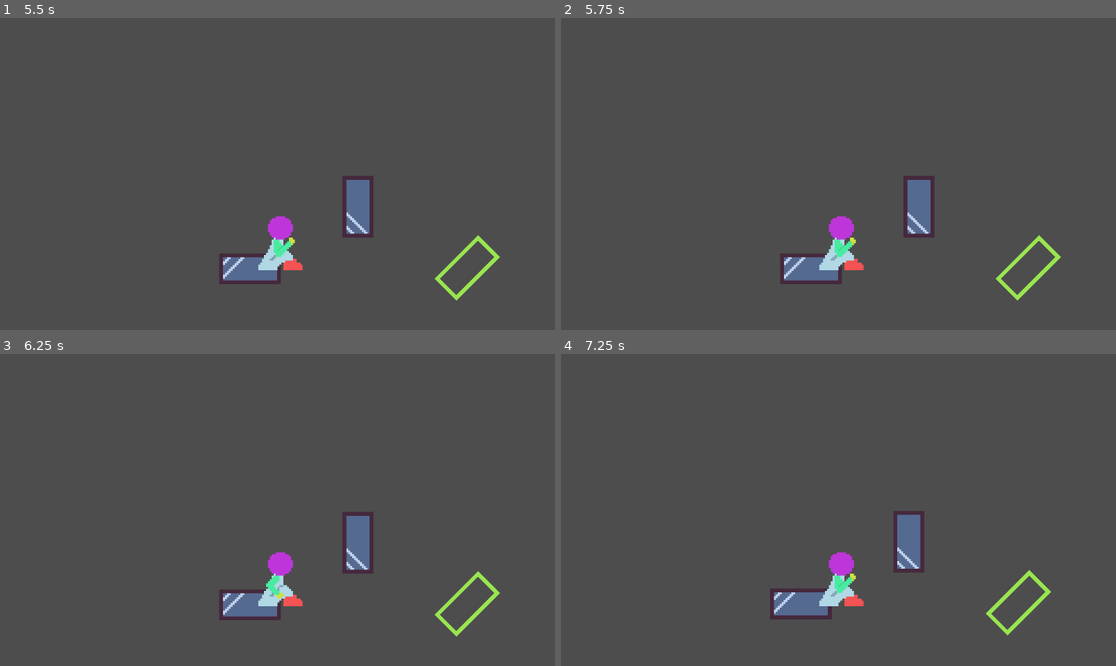
Above: before the commit, frames 1-4 (two rows, left to right).
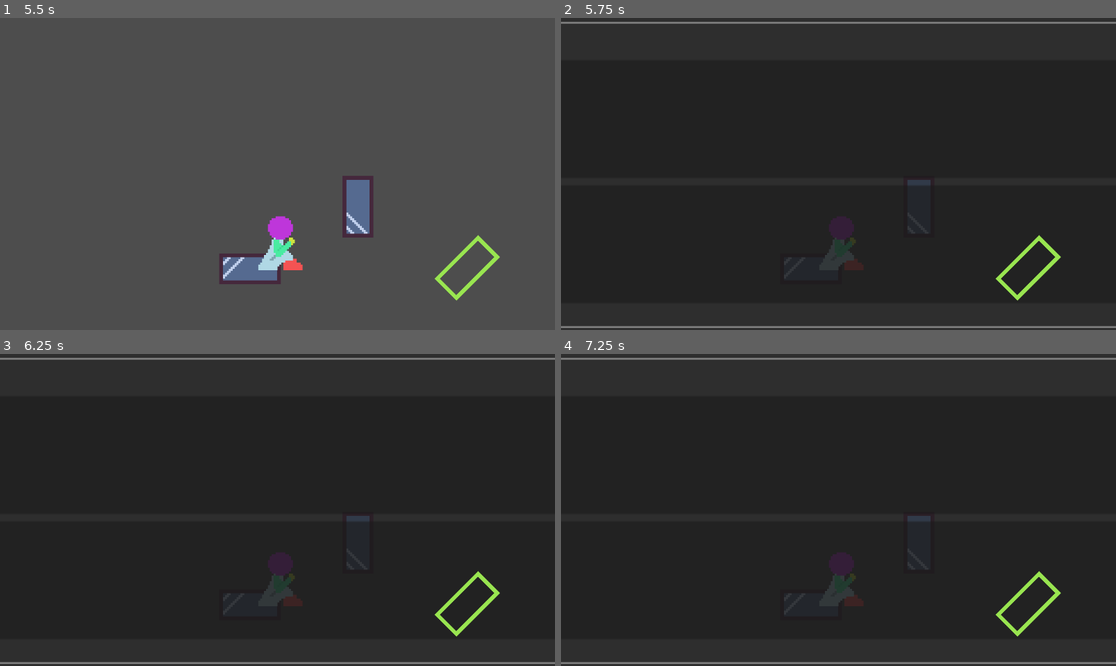
Above: after the commit, the same moments.

Repository: Wake1st/break-glass-godot
Game: Godot game, scene res://main/main.tscn
Two runs of this game, one before a commit and one after it. Both use one fixed random seed, a clock stepped at 60 frames per second and the inputs below. The engine's default icon, where the game draws it, is replaced by a stand-in: a white triangle on a blue panel in a dark square.
Inputs (mouse positions are in pixels of both pictures, inside the frame that each line leads up to):
- Up to frame 1 (5.5 s): click "Play" at 0.5 s; click (277, 130) at 1.25 s; move the mouse to (399, 158) at 2.02 s; click (399, 158) at 2.1 s; tap Enter at 2.75 s; move the mouse to (166, 189) at 2.77 s; right-click (166, 189) at 2.85 s; move the mouse to (333, 105) at 3.52 s; click (333, 105) at 3.6 s; move the mouse to (249, 236) at 4.27 s; right-click (249, 236) at 4.35 s; tap Space at 5 s; move the mouse to (444, 220) at 5.02 s; click (444, 220) at 5.1 s
- Up to frame 2 (5.75 s): tap N (debug_level_skip, bound only after the commit) at 5.65 s
- Up to frame 3 (6.25 s): move the mouse to (111, 463) at 5.77 s; right-click (111, 463) at 5.85 s
- Up to frame 4 (7.25 s): move the mouse to (866, 510) at 6.52 s; click (866, 510) at 6.6 s

Frame 1 is identical in both runs. In frame 2, 99% of the frame differs, in the area x 0-100%, y 0-100%; in frame 3, 99%; in frame 4, 99%.

Commit message:
level menus; WIP

Diff:
--- /dev/null
+++ b/data/LevelResult.gd
@@ -0,0 +1,5 @@
+class_name LevelResult
+
+var time: float
+var glass: int
+var score: float
--- a/levels/level.gd
+++ b/levels/level.gd
@@ -3,16 +3,33 @@
 
 signal level_failed(currentLevel: int)
 signal level_finished(currentLevel: int)
+signal level_quit()
 
 @onready var fallBoundary: FallBoundary = $FallBoundary
 @onready var goal: Goal = $Goal
 
+@onready var resultMenu: ResultMenu = %ResultMenu
+@onready var failureMenu: FailureMenu = %FailureMenu
+
+var currentNumber: int
 var isPractice: bool
 
 
 func _ready() -> void:
+	# unpause the game
+	get_tree().paused = false
+
+	# collect values
+	currentNumber = name.right(1) as int
+
+	# connect signals
 	goal.finished.connect(handle_goal_crossed)
 	fallBoundary.passed_fall_boundary.connect(handle_fall_failure)
+
+	resultMenu.menu_selected.connect(handle_menu_selected)
+	resultMenu.next_selected.connect(handle_next_selected)
+	failureMenu.menu_selected.connect(handle_menu_selected)
+	failureMenu.reset_selected.connect(handle_reset_selected)
 
 
 ###	DEV-ONLY: Skips the level
@@ -22,9 +39,26 @@
 
 
 func handle_fall_failure() -> void:
-	level_failed.emit()
+	failureMenu.visible = true
+	get_tree().paused = true
 
 
 func handle_goal_crossed() -> void:
-	var currentNumber: int = name.right(1) as int
+	resultMenu.visible = true
+	get_tree().paused = true
+
+
+func handle_next_selected() -> void:
+	resultMenu.visible = false
 	level_finished.emit(currentNumber)
+
+
+func handle_reset_selected() -> void:
+	failureMenu.visible = false
+	level_failed.emit(currentNumber)
+
+
+func handle_menu_selected() -> void:
+	resultMenu.visible = false
+	failureMenu.visisble = false
+	level_quit.emit()
--- a/levels/level_1.tscn
+++ b/levels/level_1.tscn
@@ -1,11 +1,13 @@
-[gd_scene load_steps=7 format=3 uid="uid://inf3vb82fm82"]
+[gd_scene load_steps=9 format=3 uid="uid://inf3vb82fm82"]
 
 [ext_resource type="Script" path="res://levels/level.gd" id="1_n7fpd"]
 [ext_resource type="PackedScene" uid="uid://diylur7volu7j" path="res://platform/platform.tscn" id="1_wamu0"]
 [ext_resource type="PackedScene" uid="uid://cryqnjk6ljur4" path="res://player/player.tscn" id="1_x8rmr"]
 [ext_resource type="PackedScene" uid="uid://deb4ccl8wguj8" path="res://goal/goal.tscn" id="2_auo2n"]
 [ext_resource type="PackedScene" uid="uid://jvk44jgaptay" path="res://platform/start.tscn" id="2_ej0qu"]
+[ext_resource type="PackedScene" uid="uid://ca13mevyyk4eo" path="res://ui/failure_menu.tscn" id="6_2enal"]
 [ext_resource type="PackedScene" uid="uid://cc6qnmfrc335n" path="res://platform/fall_boundary.tscn" id="6_cvupy"]
+[ext_resource type="PackedScene" uid="uid://dblud0y5ptrek" path="res://ui/result_menu.tscn" id="7_gsoti"]
 
 [node name="Level_1" type="Node2D"]
 script = ExtResource("1_n7fpd")
@@ -19,6 +21,14 @@
 [node name="Player" parent="." instance=ExtResource("1_x8rmr")]
 position = Vector2(0, 3)
 
+[node name="FailureMenu" parent="Player" instance=ExtResource("6_2enal")]
+unique_name_in_owner = true
+visible = false
+
+[node name="ResultMenu" parent="Player" instance=ExtResource("7_gsoti")]
+unique_name_in_owner = true
+visible = false
+
 [node name="Goal" parent="." instance=ExtResource("2_auo2n")]
 position = Vector2(451, -1.99997)
 rotation = 0.785398
--- a/levels/level_2.tscn
+++ b/levels/level_2.tscn
@@ -1,10 +1,12 @@
-[gd_scene load_steps=7 format=3 uid="uid://bfnsylubi66wt"]
+[gd_scene load_steps=9 format=3 uid="uid://bfnsylubi66wt"]
 
 [ext_resource type="Script" path="res://levels/level.gd" id="1_5d3xg"]
 [ext_resource type="PackedScene" uid="uid://diylur7volu7j" path="res://platform/platform.tscn" id="1_utrgk"]
 [ext_resource type="PackedScene" uid="uid://cryqnjk6ljur4" path="res://player/player.tscn" id="2_c0xhi"]
 [ext_resource type="PackedScene" uid="uid://jvk44jgaptay" path="res://platform/start.tscn" id="2_jv212"]
 [ext_resource type="PackedScene" uid="uid://deb4ccl8wguj8" path="res://goal/goal.tscn" id="3_feucw"]
+[ext_resource type="PackedScene" uid="uid://ca13mevyyk4eo" path="res://ui/failure_menu.tscn" id="5_80gnk"]
+[ext_resource type="PackedScene" uid="uid://dblud0y5ptrek" path="res://ui/result_menu.tscn" id="6_7rcfb"]
 [ext_resource type="PackedScene" uid="uid://cc6qnmfrc335n" path="res://platform/fall_boundary.tscn" id="6_604vr"]
 
 [node name="Level_2" type="Node2D"]
@@ -18,6 +20,14 @@
 [node name="Player" parent="." instance=ExtResource("2_c0xhi")]
 position = Vector2(0, 2)
 
+[node name="FailureMenu" parent="Player" instance=ExtResource("5_80gnk")]
+unique_name_in_owner = true
+visible = false
+
+[node name="ResultMenu" parent="Player" instance=ExtResource("6_7rcfb")]
+unique_name_in_owner = true
+visible = false
+
 [node name="Goal" parent="." instance=ExtResource("3_feucw")]
 position = Vector2(800, 100)
 rotation = 1.5708
--- a/levels/level_3.tscn
+++ b/levels/level_3.tscn
@@ -1,11 +1,13 @@
-[gd_scene load_steps=7 format=3 uid="uid://cxca7gonc2v4h"]
+[gd_scene load_steps=9 format=3 uid="uid://cxca7gonc2v4h"]
 
 [ext_resource type="Script" path="res://levels/level.gd" id="1_st4q2"]
 [ext_resource type="PackedScene" uid="uid://jvk44jgaptay" path="res://platform/start.tscn" id="2_dqace"]
 [ext_resource type="PackedScene" uid="uid://diylur7volu7j" path="res://platform/platform.tscn" id="3_6v8so"]
 [ext_resource type="PackedScene" uid="uid://cryqnjk6ljur4" path="res://player/player.tscn" id="4_hemle"]
+[ext_resource type="PackedScene" uid="uid://ca13mevyyk4eo" path="res://ui/failure_menu.tscn" id="5_8mwkk"]
 [ext_resource type="PackedScene" uid="uid://deb4ccl8wguj8" path="res://goal/goal.tscn" id="5_oaw58"]
 [ext_resource type="PackedScene" uid="uid://cc6qnmfrc335n" path="res://platform/fall_boundary.tscn" id="6_ak5hk"]
+[ext_resource type="PackedScene" uid="uid://dblud0y5ptrek" path="res://ui/result_menu.tscn" id="6_hnll7"]
 
 [node name="Level_3" type="Node2D"]
 script = ExtResource("1_st4q2")
@@ -27,6 +29,14 @@
 [node name="Player" parent="." instance=ExtResource("4_hemle")]
 position = Vector2(0, 2)
 
+[node name="FailureMenu" parent="Player" instance=ExtResource("5_8mwkk")]
+unique_name_in_owner = true
+visible = false
+
+[node name="ResultMenu" parent="Player" instance=ExtResource("6_hnll7")]
+unique_name_in_owner = true
+visible = false
+
 [node name="Goal" parent="." instance=ExtResource("5_oaw58")]
 position = Vector2(-139, -816)
 rotation = -1.5708
--- a/levels/level_4.tscn
+++ b/levels/level_4.tscn
@@ -1,11 +1,13 @@
-[gd_scene load_steps=7 format=3 uid="uid://dqbysdyoubrvt"]
+[gd_scene load_steps=9 format=3 uid="uid://dqbysdyoubrvt"]
 
 [ext_resource type="Script" path="res://levels/level.gd" id="1_sh7wk"]
 [ext_resource type="PackedScene" uid="uid://jvk44jgaptay" path="res://platform/start.tscn" id="2_k2soi"]
 [ext_resource type="PackedScene" uid="uid://diylur7volu7j" path="res://platform/platform.tscn" id="3_ya4hs"]
 [ext_resource type="PackedScene" uid="uid://cryqnjk6ljur4" path="res://player/player.tscn" id="4_asese"]
 [ext_resource type="PackedScene" uid="uid://deb4ccl8wguj8" path="res://goal/goal.tscn" id="5_gad6g"]
+[ext_resource type="PackedScene" uid="uid://ca13mevyyk4eo" path="res://ui/failure_menu.tscn" id="5_xnphb"]
 [ext_resource type="PackedScene" uid="uid://cc6qnmfrc335n" path="res://platform/fall_boundary.tscn" id="6_5hvg5"]
+[ext_resource type="PackedScene" uid="uid://dblud0y5ptrek" path="res://ui/result_menu.tscn" id="6_bgvfq"]
 
 [node name="Level_4" type="Node2D"]
 script = ExtResource("1_sh7wk")
@@ -27,6 +29,22 @@
 [node name="Player" parent="." instance=ExtResource("4_asese")]
 position = Vector2(0, 2)
 
+[node name="FailureMenu" parent="Player" instance=ExtResource("5_xnphb")]
+unique_name_in_owner = true
+visible = false
+offset_left = -250.0
+offset_top = -128.0
+offset_right = 250.0
+offset_bottom = 128.0
+
+[node name="ResultMenu" parent="Player" instance=ExtResource("6_bgvfq")]
+unique_name_in_owner = true
+visible = false
+offset_left = -300.0
+offset_top = -250.0
+offset_right = 300.0
+offset_bottom = 250.0
+
 [node name="Goal" parent="." instance=ExtResource("5_gad6g")]
 position = Vector2(0, -728)
 
--- a/levels/level_5.tscn
+++ b/levels/level_5.tscn
@@ -1,11 +1,13 @@
-[gd_scene load_steps=7 format=3 uid="uid://cu1fnscanp6py"]
+[gd_scene load_steps=9 format=3 uid="uid://cu1fnscanp6py"]
 
 [ext_resource type="Script" path="res://levels/level.gd" id="1_6g7y8"]
 [ext_resource type="PackedScene" uid="uid://jvk44jgaptay" path="res://platform/start.tscn" id="2_hegy8"]
 [ext_resource type="PackedScene" uid="uid://diylur7volu7j" path="res://platform/platform.tscn" id="3_3cc22"]
 [ext_resource type="PackedScene" uid="uid://cryqnjk6ljur4" path="res://player/player.tscn" id="4_hl38s"]
+[ext_resource type="PackedScene" uid="uid://ca13mevyyk4eo" path="res://ui/failure_menu.tscn" id="5_kxrjb"]
 [ext_resource type="PackedScene" uid="uid://deb4ccl8wguj8" path="res://goal/goal.tscn" id="5_tncup"]
 [ext_resource type="PackedScene" uid="uid://cc6qnmfrc335n" path="res://platform/fall_boundary.tscn" id="6_725lq"]
+[ext_resource type="PackedScene" uid="uid://dblud0y5ptrek" path="res://ui/result_menu.tscn" id="6_u7tdq"]
 
 [node name="Level_5" type="Node2D"]
 script = ExtResource("1_6g7y8")
@@ -63,6 +65,22 @@
 [node name="Player" parent="." instance=ExtResource("4_hl38s")]
 position = Vector2(0, 2)
 
+[node name="FailureMenu" parent="Player" instance=ExtResource("5_kxrjb")]
+unique_name_in_owner = true
+visible = false
+offset_left = -250.0
+offset_top = -128.0
+offset_right = 250.0
+offset_bottom = 128.0
+
+[node name="ResultMenu" parent="Player" instance=ExtResource("6_u7tdq")]
+unique_name_in_owner = true
+visible = false
+offset_left = -300.0
+offset_top = -250.0
+offset_right = 300.0
+offset_bottom = 250.0
+
 [node name="Goal" parent="." instance=ExtResource("5_tncup")]
 position = Vector2(0, -3040)
 rotation = 1.5708
--- a/main/main.gd
+++ b/main/main.gd
@@ -19,6 +19,9 @@
 
 
 func _ready() -> void:
+	# first, pause the game
+	get_tree().paused = true
+
 	# menu setup
 	currentMenu = mainMenu
 
--- a/project.godot
+++ b/project.godot
@@ -32,6 +32,11 @@
 , Object(InputEventKey,"resource_local_to_scene":false,"resource_name":"","device":-1,"window_id":0,"alt_pressed":false …(182 unchanged characters)…
 ]
 }
+debug_level_skip={
+"deadzone": 0.5,
+"events": [Object(InputEventKey,"resource_local_to_scene":false,"resource_name":"","device":-1,"window_id":0,"alt_pressed":false,"shift_pressed":false,"ctrl_pressed":false,"meta_pressed":false,"pressed":false,"keycode":0,"physical_keycode":78,"key_label":0,"unicode":110,"location":0,"echo":false,"script":null)
+]
+}
 
 [layer_names]
 
--- /dev/null
+++ b/ui/failure_menu.gd
@@ -0,0 +1,16 @@
+class_name FailureMenu
+extends Panel
+
+signal menu_selected()
+signal reset_selected()
+
+@onready var menu: Button = %Menu
+@onready var reset: Button = %Reset
+
+
+func _on_reset_pressed() -> void:
+	reset_selected.emit()
+
+
+func _on_menu_pressed() -> void:
+	menu_selected.emit()
--- /dev/null
+++ b/ui/failure_menu.tscn
@@ -0,0 +1,70 @@
+[gd_scene load_steps=3 format=3 uid="uid://ca13mevyyk4eo"]
+
+[ext_resource type="Script" path="res://ui/failure_menu.gd" id="1_11fmf"]
+
+[sub_resource type="StyleBoxFlat" id="StyleBoxFlat_egkdc"]
+bg_color = Color(0.6, 0.6, 0.6, 0)
+
+[node name="FailureMenu" type="Panel"]
+process_mode = 2
+custom_minimum_size = Vector2(500, 256)
+anchors_preset = 8
+anchor_left = 0.5
+anchor_top = 0.5
+anchor_right = 0.5
+anchor_bottom = 0.5
+offset_left = -200.0
+offset_top = -120.0
+offset_right = 200.0
+offset_bottom = 120.0
+grow_horizontal = 2
+grow_vertical = 2
+script = ExtResource("1_11fmf")
+
+[node name="MarginContainer" type="MarginContainer" parent="."]
+layout_mode = 1
+anchors_preset = 15
+anchor_right = 1.0
+anchor_bottom = 1.0
+grow_horizontal = 2
+grow_vertical = 2
+theme_override_constants/margin_left = 32
+theme_override_constants/margin_top = 24
+theme_override_constants/margin_right = 32
+theme_override_constants/margin_bottom = 32
+
+[node name="VBoxContainer" type="VBoxContainer" parent="MarginContainer"]
+layout_mode = 2
+alignment = 1
+
+[node name="Title" type="Label" parent="MarginContainer/VBoxContainer"]
+layout_mode = 2
+theme_override_font_sizes/font_size = 56
+text = "Failure!"
+horizontal_alignment = 1
+vertical_alignment = 1
+
+[node name="HSeparator" type="HSeparator" parent="MarginContainer/VBoxContainer"]
+layout_mode = 2
+theme_override_constants/separation = 32
+
+[node name="ButtonContainer" type="PanelContainer" parent="MarginContainer/VBoxContainer"]
+layout_mode = 2
+theme_override_styles/panel = SubResource("StyleBoxFlat_egkdc")
+
+[node name="Menu" type="Button" parent="MarginContainer/VBoxContainer/ButtonContainer"]
+unique_name_in_owner = true
+layout_mode = 2
+size_flags_horizontal = 0
+theme_override_font_sizes/font_size = 48
+text = "Menu"
+
+[node name="Reset" type="Button" parent="MarginContainer/VBoxContainer/ButtonContainer"]
+unique_name_in_owner = true
+layout_mode = 2
+size_flags_horizontal = 8
+theme_override_font_sizes/font_size = 48
+text = "Reset"
+
+[connection signal="pressed" from="MarginContainer/VBoxContainer/ButtonContainer/Menu" to="." method="_on_menu_pressed"]
+[connection signal="pressed" from="MarginContainer/VBoxContainer/ButtonContainer/Reset" to="." method="_on_reset_pressed"]
--- a/ui/main_menu.tscn
+++ b/ui/main_menu.tscn
@@ -6,6 +6,7 @@
 [ext_resource type="PackedScene" uid="uid://bm43hytbyufwc" path="res://ui/settings_menu.tscn" id="3_wwsvl"]
 
 [node name="MainMenu" type="Panel"]
+process_mode = 2
 custom_minimum_size = Vector2(400, 400)
 anchors_preset = 8
 anchor_left = 0.5
--- a/ui/play_menu.tscn
+++ b/ui/play_menu.tscn
@@ -4,6 +4,7 @@
 [ext_resource type="Script" path="res://ui/play_menu.gd" id="1_xky2f"]
 
 [node name="PlayMenu" type="Panel"]
+process_mode = 2
 custom_minimum_size = Vector2(600, 540)
 anchors_preset = 8
 anchor_left = 0.5
--- a/ui/practice_menu.tscn
+++ b/ui/practice_menu.tscn
@@ -9,6 +9,7 @@
 [ext_resource type="PackedScene" uid="uid://cu1fnscanp6py" path="res://levels/level_5.tscn" id="7_uc1iy"]
 
 [node name="PracticeMenu" type="Panel"]
+process_mode = 2
 custom_minimum_size = Vector2(600, 540)
 anchors_preset = 8
 anchor_left = 0.5
--- /dev/null
+++ b/ui/result_container.gd
@@ -0,0 +1,15 @@
+@tool
+class_name ResultContainer
+extends PanelContainer
+
+@export var label: String:
+	set(value):
+		label = value
+		if has_node("%Node"):
+			(get_node("%Name") as Label).text = value
+
+@onready var valueLabel: Label = %Value
+
+
+func set_value(value: float) -> void:
+	valueLabel.text = String.num(value, 2)
--- /dev/null
+++ b/ui/result_container.tscn
@@ -0,0 +1,32 @@
+[gd_scene load_steps=2 format=3 uid="uid://duuxoquut6pa5"]
+
+[ext_resource type="Script" path="res://ui/result_container.gd" id="1_yth4x"]
+
+[node name="ResultContainer" type="PanelContainer"]
+custom_minimum_size = Vector2(400, 0)
+offset_right = 400.0
+offset_bottom = 61.0
+script = ExtResource("1_yth4x")
+label = "Name"
+
+[node name="MarginContainer" type="MarginContainer" parent="."]
+layout_mode = 2
+theme_override_constants/margin_left = 16
+theme_override_constants/margin_top = 8
+theme_override_constants/margin_right = 16
+theme_override_constants/margin_bottom = 8
+
+[node name="Name" type="Label" parent="MarginContainer"]
+unique_name_in_owner = true
+layout_mode = 2
+theme_override_font_sizes/font_size = 32
+text = "Name"
+vertical_alignment = 1
+
+[node name="Value" type="Label" parent="MarginContainer"]
+unique_name_in_owner = true
+layout_mode = 2
+theme_override_font_sizes/font_size = 32
+text = "00"
+horizontal_alignment = 2
+vertical_alignment = 1
--- /dev/null
+++ b/ui/result_menu.gd
@@ -0,0 +1,26 @@
+class_name ResultMenu
+extends Panel
+
+signal menu_selected()
+signal next_selected()
+
+@onready var time: ResultContainer = %TimeContainer
+@onready var glass: ResultContainer = %GlassContainer
+@onready var score: ResultContainer = %ScoreContainer
+
+@onready var menu: Button = %Menu
+@onready var next: Button = %Next
+
+
+func display_result(result: LevelResult) -> void:
+	time.set_value(result.time)
+	glass.set_value(result.glass)
+	score.set_value(result.score)
+
+
+func _on_next_pressed() -> void:
+	next_selected.emit()
+
+
+func _on_menu_pressed() -> void:
+	menu_selected.emit()
--- a/ui/level_menu.tscn
+++ b/ui/result_menu.tscn
@@ -1,9 +1,13 @@
-[gd_scene load_steps=2 format=3 uid="uid://bl5q7sayobofr"]
+[gd_scene load_steps=4 format=3 uid="uid://dblud0y5ptrek"]
+
+[ext_resource type="Script" path="res://ui/result_menu.gd" id="1_l1kqm"]
+[ext_resource type="PackedScene" uid="uid://duuxoquut6pa5" path="res://ui/result_container.tscn" id="1_r3w12"]
 
 [sub_resource type="StyleBoxFlat" id="StyleBoxFlat_43rdi"]
 bg_color = Color(0.6, 0.6, 0.6, 0)
 
-[node name="LevelMenu" type="Panel"]
+[node name="ResultMenu" type="Panel"]
+process_mode = 2
 custom_minimum_size = Vector2(600, 500)
 anchors_preset = 8
 anchor_left = 0.5
@@ -16,6 +20,7 @@
 offset_bottom = 20.0
 grow_horizontal = 2
 grow_vertical = 2
+script = ExtResource("1_l1kqm")
 
 [node name="MarginContainer" type="MarginContainer" parent="."]
 layout_mode = 1
@@ -25,14 +30,15 @@
 grow_horizontal = 2
 grow_vertical = 2
 theme_override_constants/margin_left = 32
-theme_override_constants/margin_top = 32
+theme_override_constants/margin_top = 24
 theme_override_constants/margin_right = 32
 theme_override_constants/margin_bottom = 32
 
 [node name="VBoxContainer" type="VBoxContainer" parent="MarginContainer"]
 layout_mode = 2
+alignment = 1
 
-[node name="Label" type="Label" parent="MarginContainer/VBoxContainer"]
+[node name="Title" type="Label" parent="MarginContainer/VBoxContainer"]
 layout_mode = 2
 theme_override_font_sizes/font_size = 56
 text = "LEVEL COMPLETE!"
@@ -41,77 +47,48 @@
 
 [node name="HSeparator" type="HSeparator" parent="MarginContainer/VBoxContainer"]
 layout_mode = 2
-theme_override_constants/separation = 48
+theme_override_constants/separation = 32
 
-[node name="TimeContainer" type="PanelContainer" parent="MarginContainer/VBoxContainer"]
+[node name="TimeContainer" parent="MarginContainer/VBoxContainer" instance=ExtResource("1_r3w12")]
+unique_name_in_owner = true
 layout_mode = 2
+label = "Time"
 
-[node name="TimeLabel" type="Label" parent="MarginContainer/VBoxContainer/TimeContainer"]
+[node name="GlassContainer" parent="MarginContainer/VBoxContainer" instance=ExtResource("1_r3w12")]
+unique_name_in_owner = true
 layout_mode = 2
-theme_override_font_sizes/font_size = 32
-text = "Time"
-vertical_alignment = 1
-
-[node name="ActualTime" type="Label" parent="MarginContainer/VBoxContainer/TimeContainer"]
-layout_mode = 2
-theme_override_font_sizes/font_size = 32
-text = "20.0"
-horizontal_alignment = 2
-vertical_alignment = 1
-
-[node name="GlassContainer" type="PanelContainer" parent="MarginContainer/VBoxContainer"]
-layout_mode = 2
-
-[node name="GlassLabel" type="Label" parent="MarginContainer/VBoxContainer/GlassContainer"]
-layout_mode = 2
-theme_override_font_sizes/font_size = 32
-text = "Glass"
-vertical_alignment = 1
-
-[node name="ActualGlass" type="Label" parent="MarginContainer/VBoxContainer/GlassContainer"]
-layout_mode = 2
-theme_override_font_sizes/font_size = 32
-text = "3"
-horizontal_alignment = 2
-vertical_alignment = 1
+label = "Glass"
 
 [node name="HSeparator2" type="HSeparator" parent="MarginContainer/VBoxContainer"]
 layout_mode = 2
 theme_override_constants/separation = 16
 
-[node name="ScoreContainer" type="PanelContainer" parent="MarginContainer/VBoxContainer"]
+[node name="ScoreContainer" parent="MarginContainer/VBoxContainer" instance=ExtResource("1_r3w12")]
+unique_name_in_owner = true
 layout_mode = 2
-
-[node name="ScoreLabel" type="Label" parent="MarginContainer/VBoxContainer/ScoreContainer"]
-layout_mode = 2
-theme_override_font_sizes/font_size = 32
-text = "Score
-"
-vertical_alignment = 1
-
-[node name="ActualScore" type="Label" parent="MarginContainer/VBoxContainer/ScoreContainer"]
-layout_mode = 2
-theme_override_font_sizes/font_size = 32
-text = "3"
-horizontal_alignment = 2
-vertical_alignment = 1
+label = "Score"
 
 [node name="HSeparator3" type="HSeparator" parent="MarginContainer/VBoxContainer"]
 layout_mode = 2
-theme_override_constants/separation = 16
+theme_override_constants/separation = 32
 
 [node name="ButtonContainer" type="PanelContainer" parent="MarginContainer/VBoxContainer"]
 layout_mode = 2
 theme_override_styles/panel = SubResource("StyleBoxFlat_43rdi")
 
 [node name="Menu" type="Button" parent="MarginContainer/VBoxContainer/ButtonContainer"]
+unique_name_in_owner = true
 layout_mode = 2
 size_flags_horizontal = 0
 theme_override_font_sizes/font_size = 48
 text = "Menu"
 
 [node name="Next" type="Button" parent="MarginContainer/VBoxContainer/ButtonContainer"]
+unique_name_in_owner = true
 layout_mode = 2
 size_flags_horizontal = 8
 theme_override_font_sizes/font_size = 48
 text = "Next"
+
+[connection signal="pressed" from="MarginContainer/VBoxContainer/ButtonContainer/Menu" to="." method="_on_menu_pressed"]
+[connection signal="pressed" from="MarginContainer/VBoxContainer/ButtonContainer/Next" to="." method="_on_next_pressed"]
